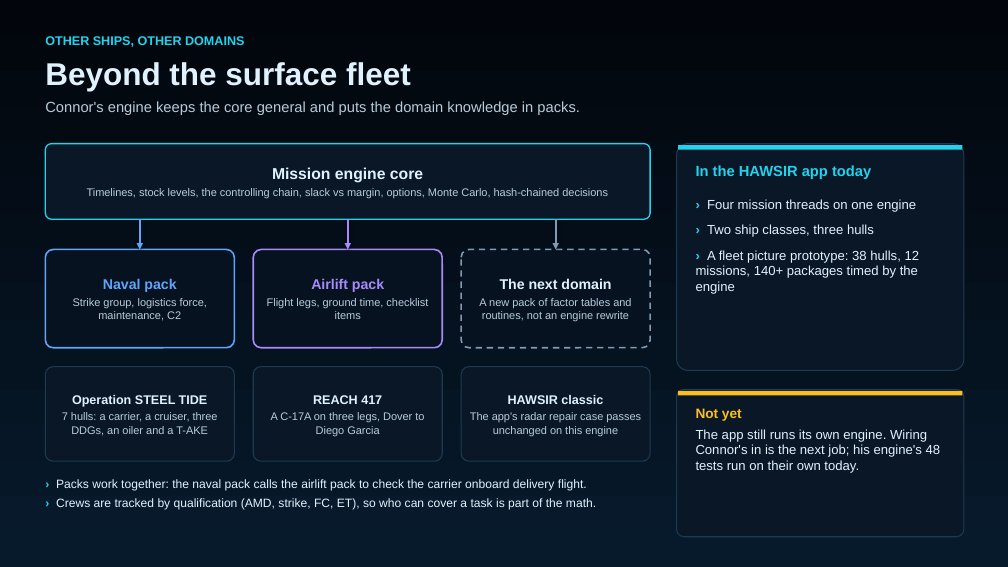
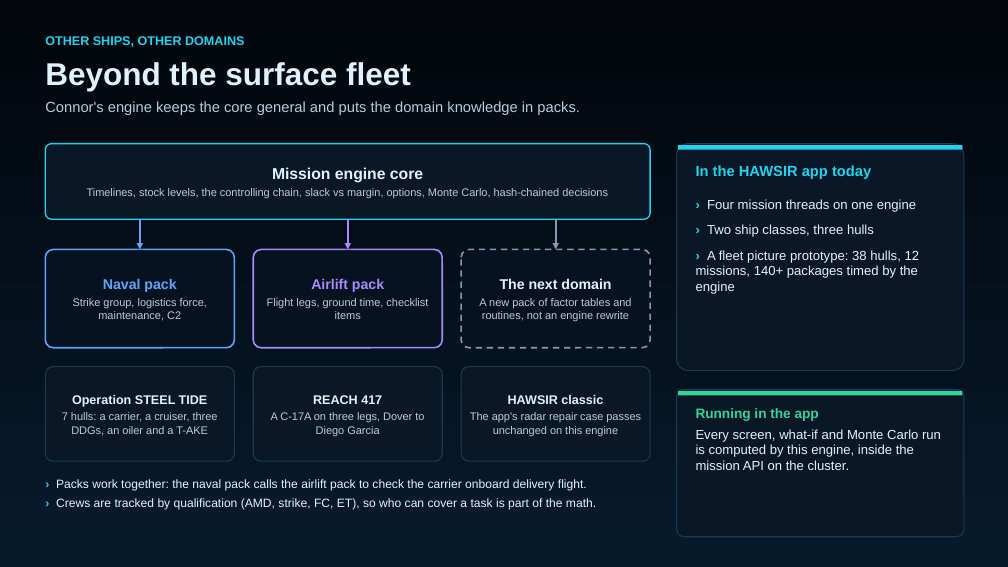
Before and after one commit to bschumacher-uncomn/HAWSIR, a slide deck: slide 16 of docs/slides/HAWSIR_this_week.pptx (slide 15 before the commit). Drawn at 1008x567 pixels with LibreOffice and Linux fonts; fonts in the diff are those of the drawing. Boxes give left, top, right and bottom in pixels: in the first picture for what was removed or moved away, otherwise in the second. Text is boxed around its words. In the diff, an @@ line names an element or a change of style, - is before the commit and + after.

Commit message:
Deck: team Mission Vector, execution engine slide, 30/60/90 plan
Title and team slides name the team. The team slide calls the cluster
hardened and STIG-style and drops the engine test counts. The mission thread
slide says the mission graph is executable. The app now runs on Connor's
engine, so the 'wire it in next' items are gone. 32 slides.

```diff
--- a/docs/slides/HAWSIR_this_week.pptx
+++ b/docs/slides/HAWSIR_this_week.pptx
@@ rectangle at <box>678,391,963,395</box>: fill #FBBF24 to #34D399 @@
@@ text at <box>696,408,941,470</box>: text changed @@
-Not yet
-The app still runs its own engine. Wiring Connor's in is the next job; his engine's 48 tests run on their own today.
+Running in the app
+Every screen, what-if and Monte Carlo run is computed by this engine, inside the mission API on the cluster.
```
Also in this commit, not shown: 5 other slides changed, 2 slides added, 3 other files.
